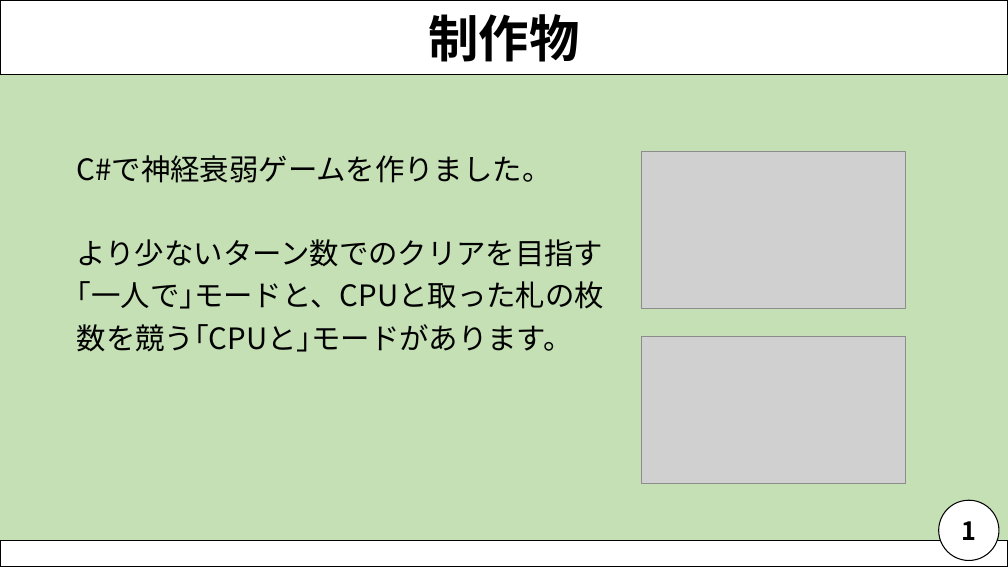
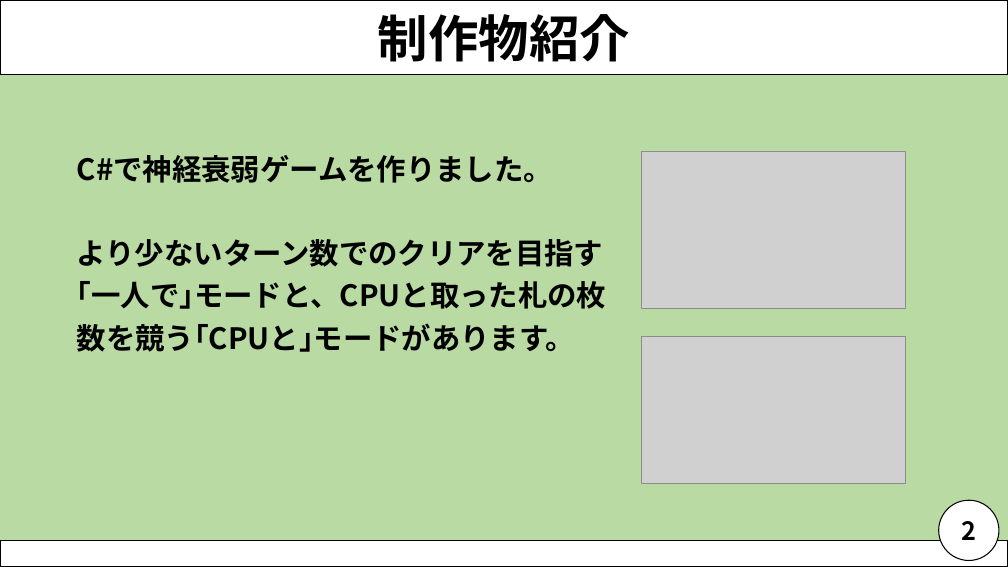
Before and after one commit to NagaoMasaki/NervousBreakdown, a slide deck: slide 3 of 資料/神経衰弱発表資料_200716.pptx (slide 2 before the commit). Drawn at 1008x567 pixels with LibreOffice and Linux fonts; fonts in the diff are those of the drawing; grey boxes stand for pictures. Boxes give left, top, right and bottom in pixels: in the first picture for what was removed or moved away, otherwise in the second. Text is boxed around its words. In the diff, an @@ line names an element or a change of style, - is before the commit and + after.

```diff
--- a/資料/神経衰弱発表資料_200716.pptx
+++ b/資料/神経衰弱発表資料_200716.pptx
@@ background #C5E0B4 to #A9D18E at 80% opacity @@
@@ text in rectangle at (x1=378, y1=14, x2=630, y2=62): text changed @@
-制作物
+制作物紹介
@@ text "C#で神経衰弱ゲームを作りました。" at (x1=77, y1=155, x2=606, y2=352): bold on @@
@@ text in ellipse at (x1=961, y1=521, x2=976, y2=540): text changed @@
-1
+2
```
Also in this commit, not shown: 10 other slides changed, 2 slides added.
